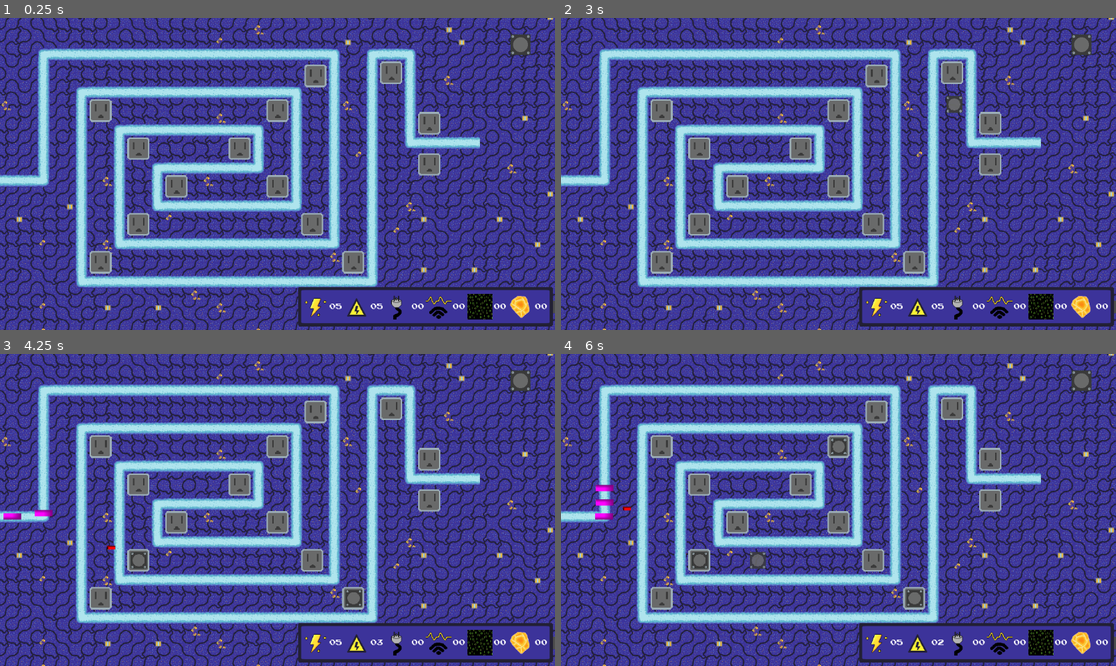
Above: before the commit, frames 1-4 (two rows, left to right).
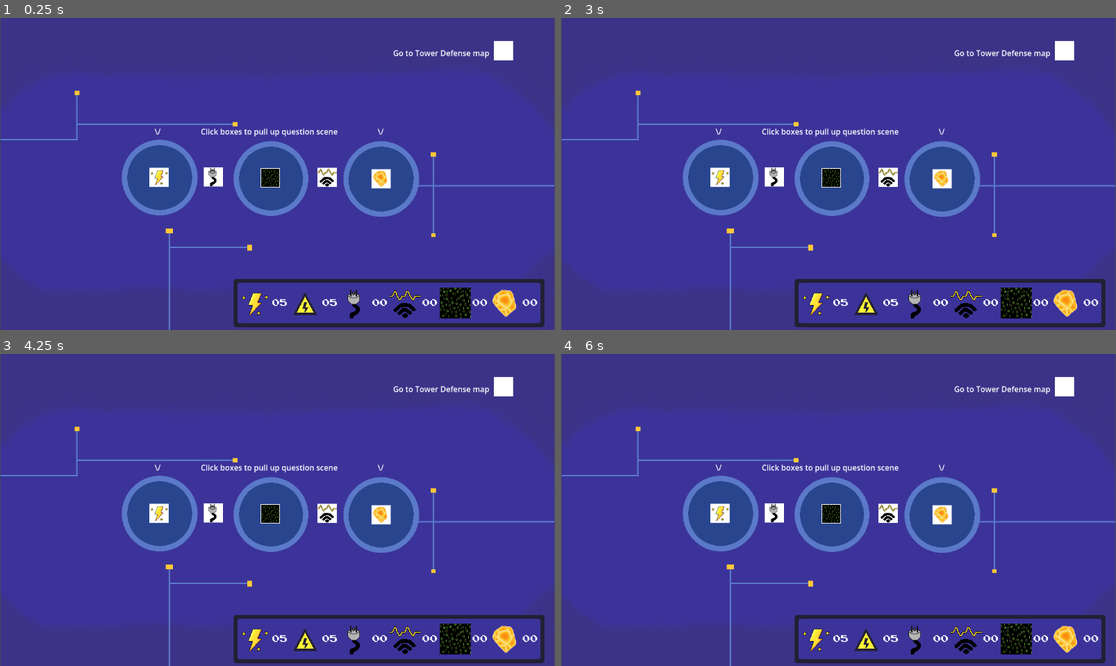
Above: after the commit, the same moments.

Repository: CalebJoines/Computer-Castle
Game: Godot game, scene res://Scenes/resource_picker.tscn
The game is run twice, just before and just after one commit, with the same random seed, the same clock (stepped at 60 frames per second) and the same inputs. Before the commit the project starts from res://Scenes/gamelevel3.tscn. Sound files missing from this copy of the repository are replaced by a short silence.
Inputs (mouse positions are in pixels of both pictures, inside the frame that each line leads up to):
- Up to frame 1 (0.25 s): no input
- Up to frame 2 (3 s): click (1082, 46) at 0.52 s; click (1082, 46) at 1.27 s; click (1082, 46) at 2.02 s; tap Enter at 2.75 s; drag from (1082, 46) to (699, 223) at 2.77 s
- Up to frame 3 (4.25 s): drag from (138, 559) to (355, 597) at 3.52 s
- Up to frame 4 (6 s): move the mouse to (916, 597) at 4.27 s; click (916, 597) at 4.42 s; tap Space at 5 s; drag from (916, 597) to (838, 447) at 5.02 s; drag from (699, 559) to (871, 559) at 5.77 s

The runs differ from the first frame. In frame 1, 51% of the frame differs, in the area x 0-100%, y 0-100%; in frame 2, 51%; in frame 3, 51%; in frame 4, 51%.

Commit message:
arbitrary change

Diff:
--- a/computer-castle-/project.godot
+++ b/computer-castle-/project.godot
@@ -11,7 +11,7 @@
 [application]
 
 config/name="Computer Castle"
-run/main_scene="uid://by20q2lg5q7w2"
+run/main_scene="uid://ch3fckar38htm"
 config/features=PackedStringArray("4.6", "Forward Plus")
 config/icon="res://icon.svg"
 
